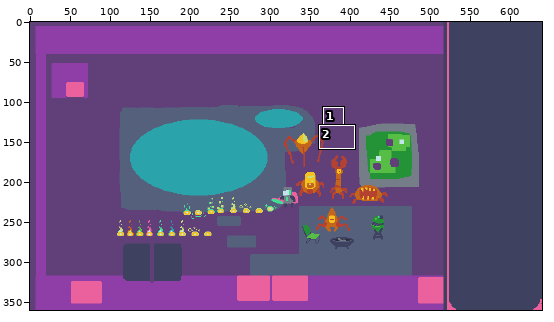
Two states of a pixel-art file, Assets/Sprites/ConceptArt.aseprite. Above, an overview of the earlier version with the close-up marked.
Close-up. First the earlier version:
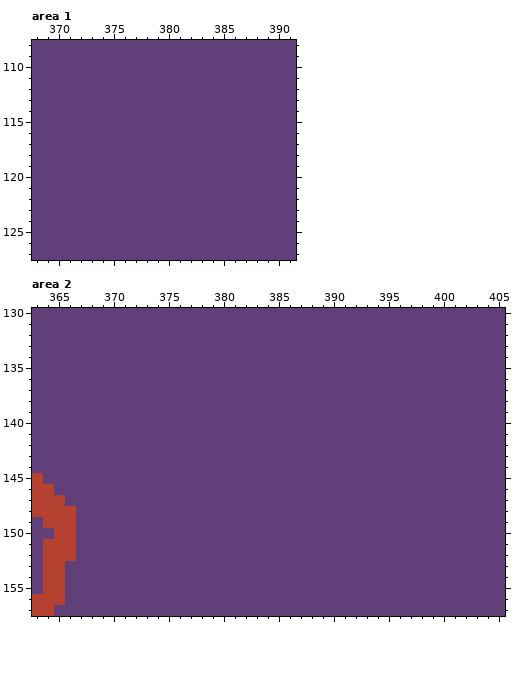
640x360 pixels, 1 frame. Shown: area 1: x 368..391, y 108..127; area 2: x 363..405, y 130..157. The commit also changed other parts of the picture, which this record leaves out.
New version:
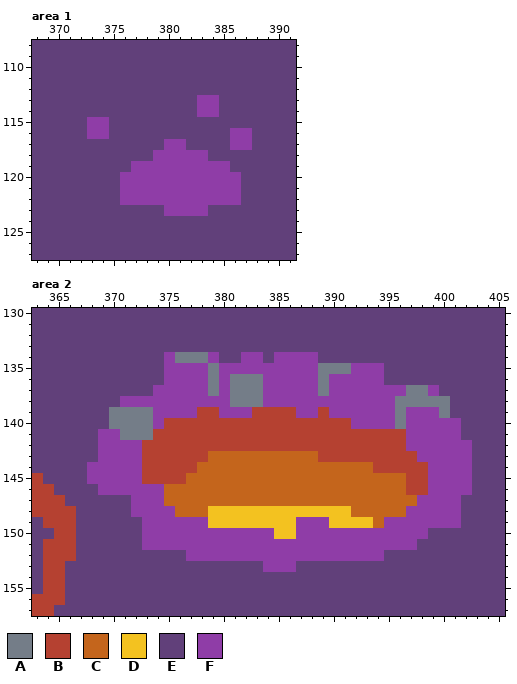
Palette (. is transparent): A #747d88  B #b54131  C #c4651c  D #f3c220  E #61407a  F #8f3da7
Change:
Area 1, layer "UI Panel":
y 113..114: x 383..384 EE -> FF
y 115: x 373..374 EE -> FF
y 116: x 373..374 EE -> FF; x 386..387 EE -> FF
y 117: x 380..381 EE -> FF; x 386..387 EE -> FF
y 118: x 379..383 EEEEE -> FFFFF
y 119: x 377..385 EEEEEEEEE -> FFFFFFFFF
y 120..122: x 376..386 EEEEEEEEEEE -> FFFFFFFFFFF
y 123: x 380..383 EEEE -> FFFF
Area 2, layer "UI Panel":
y 134: x 375..379 EEEEE -> FAAAF; x 382..383 EE -> FF; x 385..388 EEEE -> FFFF
y 135: x 375..394 EEEEEEEEEEEEEEEEEEEE -> FFFFAFFFFFFFFFAAAFFF
y 136: x 375..394 EEEEEEEEEEEEEEEEEEEE -> FFFFAFAAAFFFFFAFFFFF
y 137: x 374..399 EEEEEEEEEEEEEEEEEEEEEEEEEE -> FFFFFAFAAAFFFFFAFFFFFFFAAF
y 138: x 371..400 EEEEEEEEEEEEEEEEEEEEEEEEEEEEEE -> FFFFFFFFFFAAAFFFFFFFFFFFFAAAAA
y 139: x 370..400 EEEEEEEEEEEEEEEEEEEEEEEEEEEEEEE -> AAAAFFFFBBFFFBBBBFFBFFFFFFAFFFA
y 140: x 370..401 EEEEEEEEEEEEEEEEEEEEEEEEEEEEEEEE -> AAAAFBBBBBBBBBBBBBBBBBFFFFAFFFFF
y 141: x 369..401 EEEEEEEEEEEEEEEEEEEEEEEEEEEEEEEEE -> FFAAABBBBBBBBBBBBBBBBBBBBBBBFFFFF
y 142: x 369..402 EEEEEEEEEEEEEEEEEEEEEEEEEEEEEEEEEE -> FFFFBBBBBBBBBBBBBBBBBBBBBBBBFFFFFF
y 143: x 369..402 EEEEEEEEEEEEEEEEEEEEEEEEEEEEEEEEEE -> FFFFBBBBBBCCCCCCCCCCBBBBBBBBBFFFFF
y 144: x 368..402 EEEEEEEEEEEEEEEEEEEEEEEEEEEEEEEEEEE -> FFFFFBBBBBCCCCCCCCCCCCCCCCBBBBBFFFF
y 145: x 368..402 EEEEEEEEEEEEEEEEEEEEEEEEEEEEEEEEEEE -> FFFFFBBBBCCCCCCCCCCCCCCCCCCCCBBFFFF
y 146: x 369..402 EEEEEEEEEEEEEEEEEEEEEEEEEEEEEEEEEE -> FFFFFFCCCCCCCCCCCCCCCCCCCCCCBBFFFF
y 147: x 372..401 EEEEEEEEEEEEEEEEEEEEEEEEEEEEEE -> FFFCCCCCCCCCCCCCCCCCCCCCCCFFFF
y 148: x 372..401 EEEEEEEEEEEEEEEEEEEEEEEEEEEEEE -> FFFFCCCDDDDDDDDDDDDDCCCCCFFFFF
y 149: x 373..401 EEEEEEEEEEEEEEEEEEEEEEEEEEEEE -> FFFFFFDDDDDDDDFFFDDDDCFFFFFFF
y 150: x 373..398 EEEEEEEEEEEEEEEEEEEEEEEEEE -> FFFFFFFFFFFFDDFFFFFFFFFFFF
y 151: x 373..397 EEEEEEEEEEEEEEEEEEEEEEEEE -> FFFFFFFFFFFFFFFFFFFFFFFFF
y 152: x 377..394 EEEEEEEEEEEEEEEEEE -> FFFFFFFFFFFFFFFFFF
y 153: x 384..386 EEE -> FFF
Where, in picture pixels (left, top, right, bottom), the same in both close-ups:
changed: (87, 95, 252, 216)
changed: (87, 352, 472, 572)
